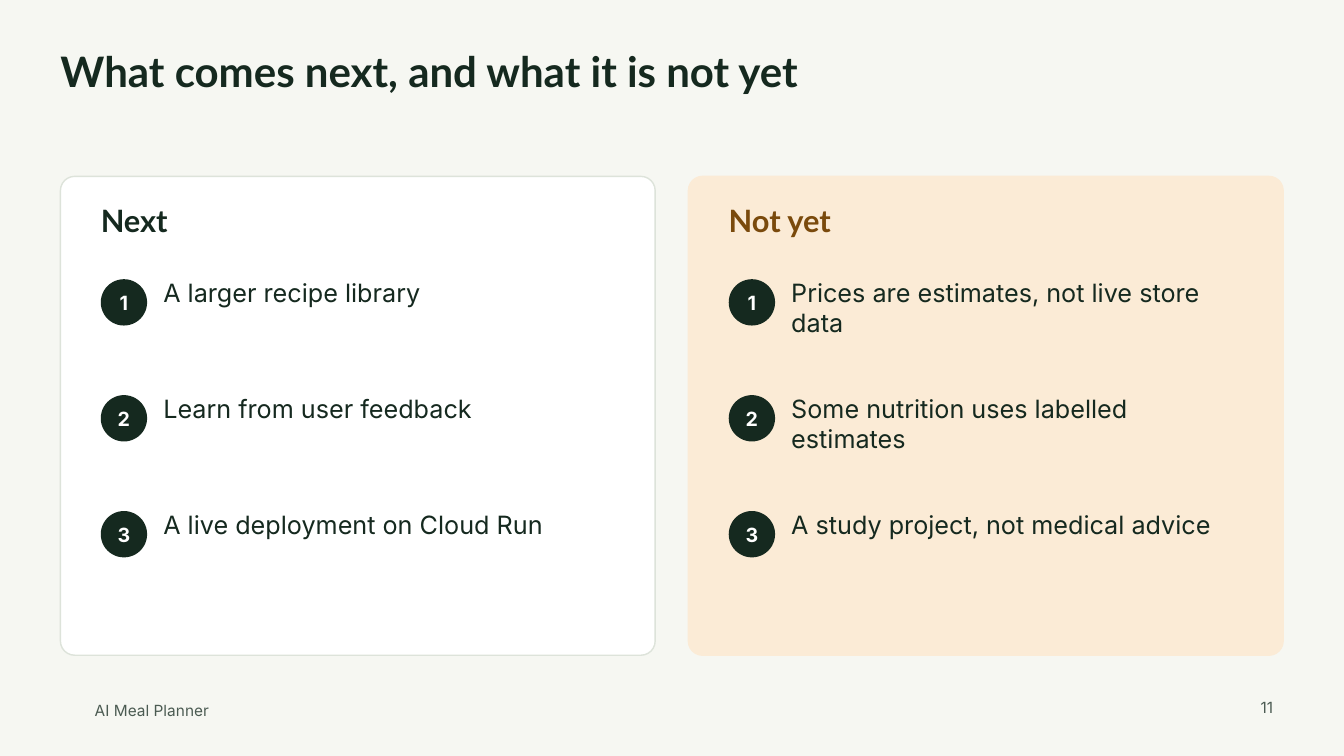
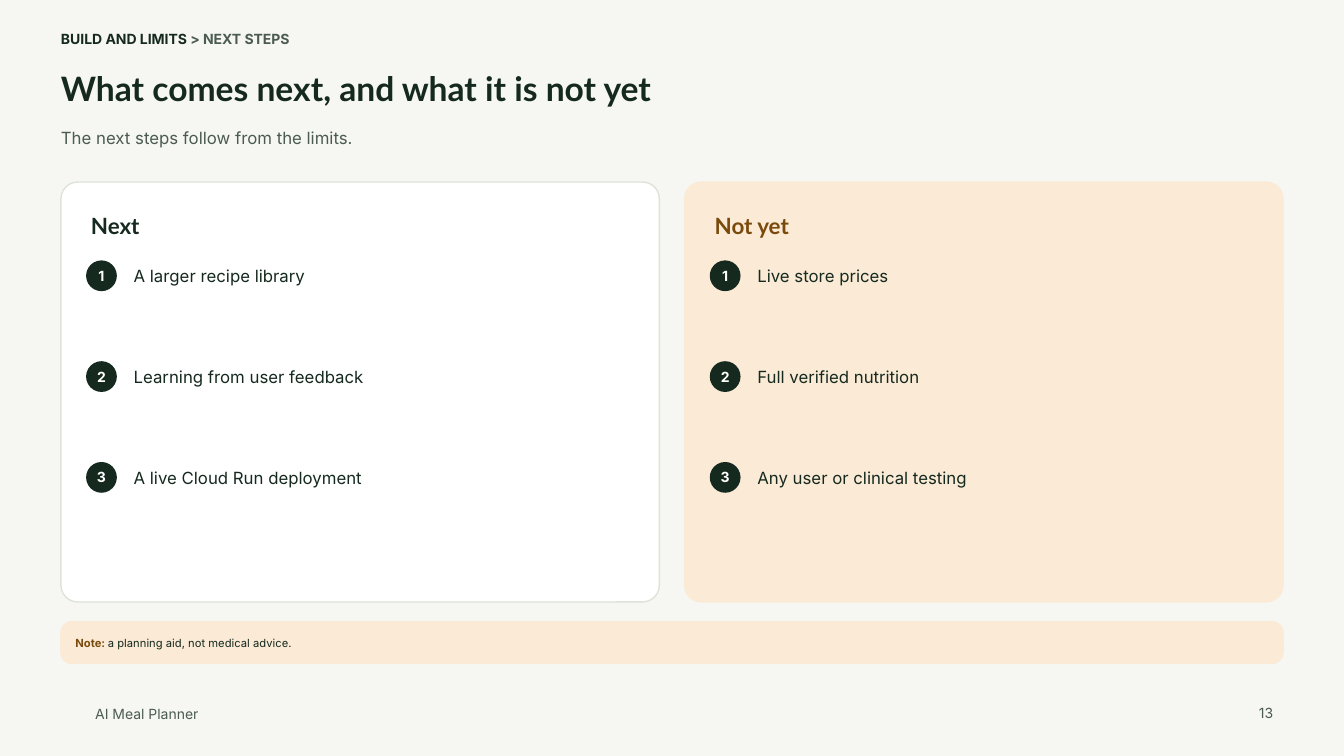
Before and after one commit to tuannm3812/ai-meal-planner, a slide deck: slide 13 of docs/showcase/deck/ai-meal-planner-deck.pptx (slide 11 before the commit). Drawn at 1344x756 pixels with LibreOffice and Linux fonts; fonts in the diff are those of the drawing; background and template pictures are left out. Boxes give left, top, right and bottom in pixels: in the first picture for what was removed or moved away, otherwise in the second. Text is boxed around its words. In the diff, an @@ line names an element or a change of style, - is before the commit and + after.

```diff
--- a/docs/showcase/deck/ai-meal-planner-deck.pptx
+++ b/docs/showcase/deck/ai-meal-planner-deck.pptx
@@ text added at [61,33,290,44], 10 pt, text #15291F, bold @@
+BUILD AND LIMITS > NEXT STEPS
@@ title "What comes next, and what ...": place and size @@
-title "What comes next, and what ..." at [60,55,797,94]
+title "What comes next, and what ..." at [61,76,651,107]
@@ title "What comes next, and what ..." at [61,76,651,107]: size 30 to 24 pt @@
@@ text added at [61,131,353,148], 12 pt, text #4B5B52 @@
+The next steps follow from the limits.
@@ rounded rectangle removed at [60,176,655,655] @@
@@ rounded rectangle removed at [689,176,1284,655] @@
@@ rounded rectangle "Next": place and size @@
-rounded rectangle "Next" at [101,209,168,233]
+rounded rectangle "Next" at [60,182,659,603]
@@ rounded rectangle "Next" at [60,182,659,603]: size 22 to 16 pt; fill none to #FFFFFF; outline none to #DDE3DA 1 pt @@
@@ rounded rectangle "Not yet": place and size @@
-rounded rectangle "Not yet" at [729,209,830,237]
+rounded rectangle "Not yet" at [685,182,1284,603]
@@ rounded rectangle "Not yet" at [685,182,1284,603]: size 22 to 16 pt; fill none to #FBEBD6; outline none to #FBEBD6 1 pt @@
@@ ellipse "1": place and size @@
-ellipse "1" at [101,279,147,326]
+ellipse "1" at [86,260,117,291]
@@ text "A larger recipe library": place and size @@
-text "A larger recipe library" at [163,283,420,307]
+text "A larger recipe library" at [134,269,305,286]
@@ text "A larger recipe library" at [134,269,305,286]: size 18 to 12 pt; vertical alignment top to middle @@
@@ ellipse "1": place and size @@
-ellipse "1" at [729,279,775,326]
+ellipse "1" at [710,260,741,291]
@@ vertical alignment top to middle in 3 elements at [134,370,363,387], [134,471,361,488], [757,269,888,286] @@
@@ text at [757,269,888,286]: text changed; size 18 to 12 pt @@
-Prices are estimates, not live store data
+Live store prices
@@ ellipse "2": place and size @@
-ellipse "2" at [101,395,147,442]
+ellipse "2" at [86,361,117,392]
@@ text at [134,370,363,387]: text changed; size 18 to 12 pt @@
-Learn from user feedback
+Learning from user feedback
@@ ellipse "2": place and size @@
-ellipse "2" at [729,395,775,442]
+ellipse "2" at [710,361,741,392]
@@ text added at [757,370,919,383], 12 pt, text #15291F @@
+Full verified nutrition
@@ text removed at [791,399,1128,449] @@
-Some nutrition uses labelled estimates
@@ ellipse "3": place and size @@
-ellipse "3" at [101,511,147,558]
+ellipse "3" at [86,462,117,493]
@@ text at [134,471,361,488]: text changed; size 18 to 12 pt @@
-A live deployment on Cloud Run
+A live Cloud Run deployment
@@ size 14 to 10 pt in 6 elements at [86,260,117,291], [710,260,741,291], [86,361,117,392], [710,361,741,392], [86,462,117,493], [710,462,741,493] @@
@@ ellipse "3": place and size @@
-ellipse "3" at [729,511,775,558]
+ellipse "3" at [710,462,741,493]
@@ text added at [757,471,967,488], 12 pt, text #15291F @@
+Any user or clinical testing
@@ text removed at [791,515,1211,539] @@
-A study project, not medical advice
@@ rounded rectangle added at [60,622,1282,664], fill #FBEBD6, outline #FBEBD6 1 pt, 8 pt, text #15291F @@
+Note: a planning aid, not medical advice.
@@ text "AI Meal Planner" at [95,709,198,719]: size 11 to 10 pt @@
@@ page number added at [1259,707,1273,718], 10 pt, text #4B5B52 @@
+13
@@ page number removed at [1261,702,1274,713] @@
-11
```
Also in this commit, not shown: 7 other slides changed, 6 slides added, 4 slides removed, 9 other files.
